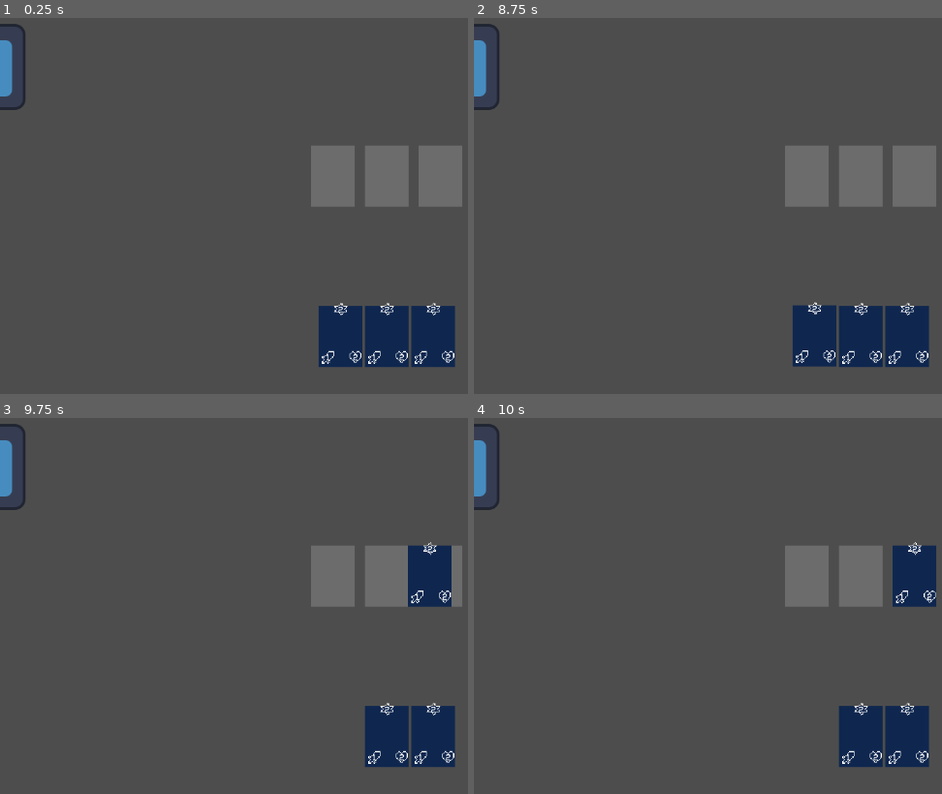
Above: before the commit, frames 1-4 (two rows, left to right).
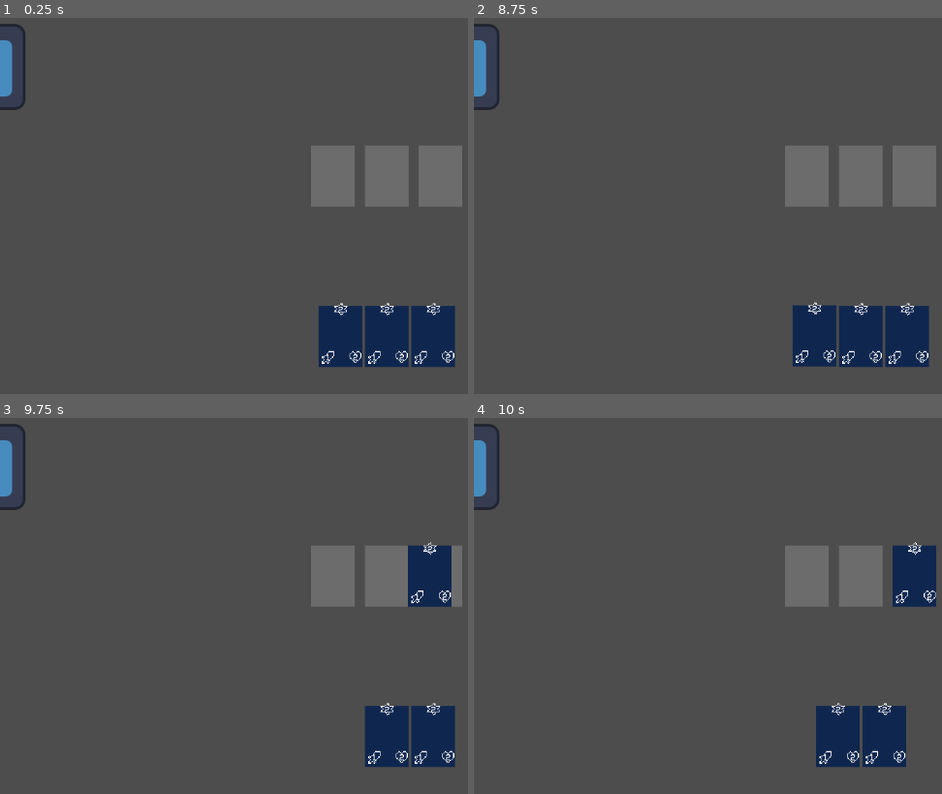
Above: after the commit, the same moments.

Repository: CraftMaster07/MonsterCardsClone
Game: Godot game, scene res://Scenes/board.tscn
The game is run twice, just before and just after one commit, with the same random seed, the same clock (stepped at 60 frames per second) and the same inputs. The engine's default icon, where the game draws it, is replaced by a stand-in: a white triangle on a blue panel in a dark square.
Inputs (mouse positions are in pixels of both pictures, inside the frame that each line leads up to):
- Up to frame 1 (0.25 s): no input
- Up to frame 2 (8.75 s): click (806, 175) at 0.52 s; click (815, 337) at 1.27 s; click (806, 175) at 2.02 s; click (815, 337) at 2.77 s; click (806, 175) at 3.52 s; click (815, 337) at 4.27 s; move the mouse to (outside the picture) at 5.02 s; click (outside the picture) at 5.1 s; tap Enter at 5.75, 8 s; move the mouse to (708, 198) at 5.77 s; click (708, 198) at 5.85 s; move the mouse to (937, 81) at 6.52 s; click (937, 81) at 6.6 s; tap Space at 7.25 s; move the mouse to (820, 262) at 7.27 s; click (820, 262) at 7.35 s; move the mouse to (outside the picture) at 8.02 s; click (outside the picture) at 8.1 s
- Up to frame 3 (9.75 s): move the mouse to (154, 512) at 8.77 s; click (154, 512) at 8.85 s; tap Space at 9.5 s; move the mouse to (425, 575) at 9.52 s; click (425, 575) at 9.6 s
- Up to frame 4 (10 s): no input

Frames 1-3 are identical in both runs. In frame 4, 2.1% of the frame differs, in the area x 73-98%, y 75-93%.

Commit message:
cards now unmoveble once in slot, only one card can be inserted per slot

Diff:
--- a/monster-cards-clone/Scenes/board.tscn
+++ b/monster-cards-clone/Scenes/board.tscn
@@ -1,6 +1,7 @@
-[gd_scene load_steps=6 format=3 uid="uid://cfyktcr6rqnlf"]
+[gd_scene load_steps=7 format=3 uid="uid://cfyktcr6rqnlf"]
 
 [ext_resource type="Script" uid="uid://ctku11dgwh5at" path="res://scripts/board.gd" id="1_xiot5"]
+[ext_resource type="PackedScene" uid="uid://cru4gfksm3rbh" path="res://Scenes/card_board.tscn" id="2_bh37u"]
 [ext_resource type="PackedScene" uid="uid://b6obljxfl8pah" path="res://Scenes/hand.tscn" id="2_shhme"]
 [ext_resource type="Texture2D" uid="uid://ctqv487eubdiu" path="res://icon.svg" id="4_cp8jt"]
 [ext_resource type="PackedScene" uid="uid://dtpst7jgrdpqq" path="res://Scenes/card_slot_container.tscn" id="5_dun80"]
@@ -14,6 +15,7 @@
 grow_horizontal = 2
 grow_vertical = 2
 script = ExtResource("1_xiot5")
+card_board_scene = ExtResource("2_bh37u")
 
 [node name="CardSlotContainer" parent="." instance=ExtResource("5_dun80")]
 layout_mode = 1
--- a/monster-cards-clone/Scenes/card_board.tscn
+++ b/monster-cards-clone/Scenes/card_board.tscn
@@ -4,15 +4,20 @@
 
 [node name="CardBoard" type="Control"]
 layout_mode = 3
-anchors_preset = 8
-anchor_left = 0.5
-anchor_top = 0.5
-anchor_right = 0.5
-anchor_bottom = 0.5
-grow_horizontal = 2
-grow_vertical = 2
+anchors_preset = 0
 size_flags_horizontal = 8
 size_flags_vertical = 4
 
 [node name="CardFront" parent="." instance=ExtResource("1_m7piv")]
 layout_mode = 1
+anchors_preset = 0
+anchor_left = 0.0
+anchor_top = 0.0
+anchor_right = 0.0
+anchor_bottom = 0.0
+offset_left = 0.0
+offset_top = 0.0
+offset_right = 65.0
+offset_bottom = 91.0
+grow_horizontal = 1
+grow_vertical = 1
--- a/monster-cards-clone/Scenes/card_hand.tscn
+++ b/monster-cards-clone/Scenes/card_hand.tscn
@@ -9,17 +9,9 @@
 [node name="CardHand" type="Control"]
 custom_minimum_size = Vector2(65, 91)
 layout_mode = 3
-anchors_preset = 8
-anchor_left = 0.5
-anchor_top = 0.5
-anchor_right = 0.5
-anchor_bottom = 0.5
-offset_left = -32.5
-offset_top = -45.5
-offset_right = 32.5
-offset_bottom = 45.5
-grow_horizontal = 2
-grow_vertical = 2
+anchors_preset = 0
+offset_right = 65.0
+offset_bottom = 91.0
 size_flags_horizontal = 4
 size_flags_vertical = 4
 script = ExtResource("1_vvs6b")
--- a/monster-cards-clone/Scenes/card_slot.tscn
+++ b/monster-cards-clone/Scenes/card_slot.tscn
@@ -1,6 +1,7 @@
-[gd_scene load_steps=3 format=3 uid="uid://ct317gmjddic1"]
+[gd_scene load_steps=4 format=3 uid="uid://ct317gmjddic1"]
 
 [ext_resource type="Script" uid="uid://b5r3jibev8gde" path="res://scripts/card_slot.gd" id="1_2yd5i"]
+[ext_resource type="Script" uid="uid://bm1n8bs1aa01n" path="res://scripts/slot_area.gd" id="2_dd0t8"]
 
 [sub_resource type="RectangleShape2D" id="RectangleShape2D_2yd5i"]
 size = Vector2(65, 91)
@@ -23,11 +24,12 @@
 size_flags_vertical = 4
 script = ExtResource("1_2yd5i")
 
-[node name="Area2D" type="Area2D" parent="."]
+[node name="SlotArea" type="Area2D" parent="."]
 position = Vector2(32.5, 45.5)
 collision_layer = 2
+script = ExtResource("2_dd0t8")
 
-[node name="CollisionShape2D" type="CollisionShape2D" parent="Area2D"]
+[node name="CollisionShape2D" type="CollisionShape2D" parent="SlotArea"]
 shape = SubResource("RectangleShape2D_2yd5i")
 
 [node name="TextureButton" type="TextureButton" parent="."]
@@ -58,5 +60,4 @@
 color = Color(1, 1, 1, 0.1764706)
 
 [connection signal="mouse_entered" from="." to="." method="_on_mouse_entered"]
-[connection signal="area_entered" from="Area2D" to="." method="_on_area_2d_area_entered"]
 [connection signal="gui_input" from="TextureButton/ColorRect" to="." method="_on_color_rect_gui_input"]
--- a/monster-cards-clone/Scenes/card_slot_container.tscn
+++ b/monster-cards-clone/Scenes/card_slot_container.tscn
@@ -1,6 +1,7 @@
-[gd_scene load_steps=2 format=3 uid="uid://dtpst7jgrdpqq"]
+[gd_scene load_steps=3 format=3 uid="uid://dtpst7jgrdpqq"]
 
 [ext_resource type="PackedScene" uid="uid://ct317gmjddic1" path="res://Scenes/card_slot.tscn" id="1_ileum"]
+[ext_resource type="Script" uid="uid://brdia574yytmk" path="res://scripts/card_slot_container.gd" id="1_o0xr6"]
 
 [node name="CardSlotContainer" type="MarginContainer"]
 anchors_preset = 8
@@ -12,6 +13,7 @@
 grow_vertical = 2
 size_flags_horizontal = 4
 size_flags_vertical = 4
+script = ExtResource("1_o0xr6")
 
 [node name="HBoxContainer" type="HBoxContainer" parent="."]
 layout_mode = 2
--- a/monster-cards-clone/scripts/board.gd
+++ b/monster-cards-clone/scripts/board.gd
@@ -1 +1,18 @@
 extends Control
+
+@onready var hand := $Hand
+@export var card_board_scene : PackedScene
+
+func _ready() -> void:
+	for card in hand.cards_container.get_children():
+		card.card_placed.connect(place_card)
+
+
+
+
+func place_card(card):
+	print("card placed")
+	var new_card_board := card_board_scene.instantiate()
+	add_child(new_card_board) #temporary, should add underneath some container and not directly
+	new_card_board.global_position = card.card_front.global_position
+	card.queue_free()
--- a/monster-cards-clone/scripts/card_hand.gd
+++ b/monster-cards-clone/scripts/card_hand.gd
@@ -6,6 +6,8 @@
 @onready var card_front := $CardFront
 @onready var base_position : Vector2 = card_front.position
 @onready var area2d := $CardFront/Area2D
+
+signal card_placed(card)
 
 var touched : bool = false
 enum DragState {RESTING, DRAGGING, FINISHING_DRAGGING}
@@ -39,6 +41,8 @@
 	overlapping_slot_areas.sort_custom(area_distance_compare)
 	var target_position := overlapping_slot_areas[0].global_position - size/2
 	animate_to_position(target_position, animation_trans, animation_length, Tween.EASE_IN_OUT, true)
+	tween.tween_callback(card_placed.emit.bind(self))
+	overlapping_slot_areas[0].place_into_area()
 
 func area_distance_compare(area1 : Area2D, area2 : Area2D):
 	if area1.global_position.distance_to(area2d.global_position) < area2.global_position.distance_to(area2d.global_position):
@@ -81,7 +85,8 @@
 	drag_state = DragState.DRAGGING
 
 func _on_area_2d_area_entered(area: Area2D) -> void:
-	overlapping_slot_areas.append(area)
+	if not area.taken:
+		overlapping_slot_areas.append(area)
 
 func _on_area_2d_area_exited(area: Area2D) -> void:
 	if area in overlapping_slot_areas:
--- a/monster-cards-clone/scripts/card_slot.gd
+++ b/monster-cards-clone/scripts/card_slot.gd
@@ -3,9 +3,3 @@
 
 func _on_mouse_entered() -> void:
 	print_rich("The mouse just [color=red][shake]entered[/shake][/color] me uwu")
-
-
-
-
-func _on_area_2d_area_entered(area: Area2D) -> void:
-	print("an area has entered me ", area)
--- /dev/null
+++ b/monster-cards-clone/scripts/card_slot_container.gd
@@ -0,0 +1 @@
+extends MarginContainer
--- a/monster-cards-clone/scripts/hand.gd
+++ b/monster-cards-clone/scripts/hand.gd
@@ -1,3 +1,3 @@
 extends MarginContainer
 
-@onready var cards_container = $HBoxContainer
+@onready var cards_container := $HBoxContainer
--- /dev/null
+++ b/monster-cards-clone/scripts/slot_area.gd
@@ -0,0 +1,6 @@
+extends Area2D
+
+var taken := false
+
+func place_into_area():
+	taken = true
Not shown, added: monster-cards-clone/scripts/card_slot_container.gd.uid
Not shown, added: monster-cards-clone/scripts/slot_area.gd.uid
